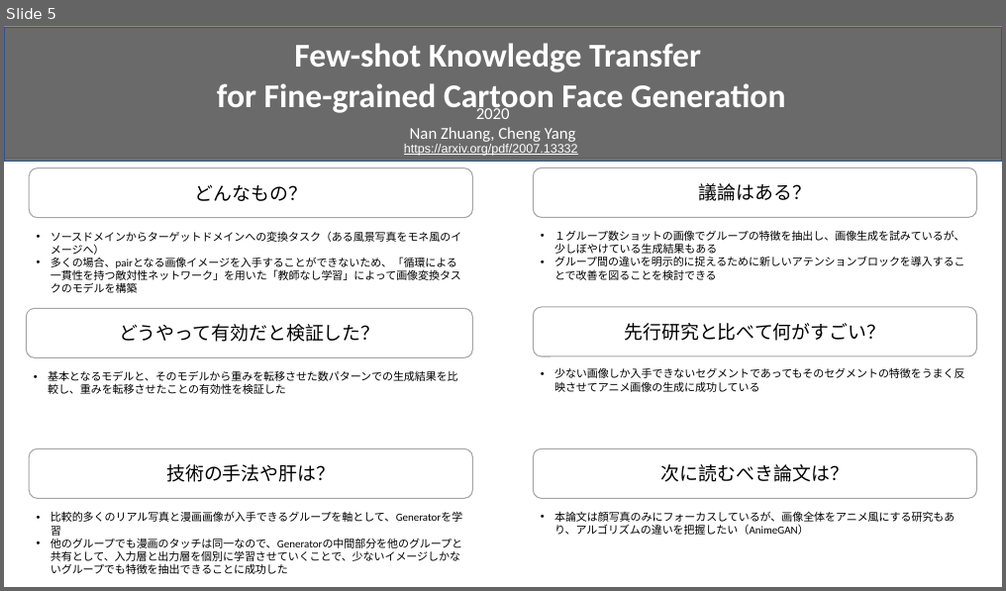
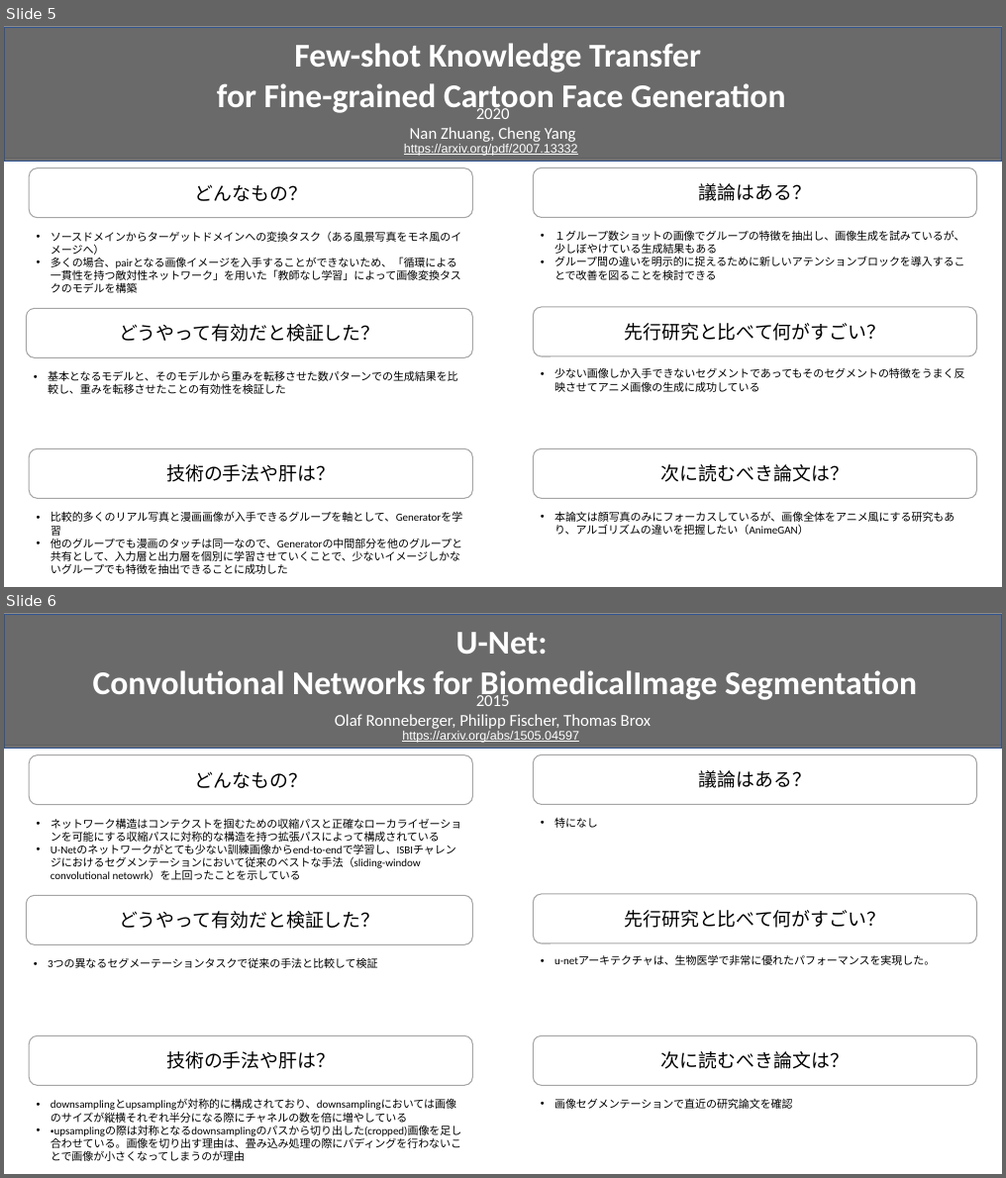
Before and after one commit to satoshi30/diveintocode-ml, a slide deck: Sprint/Term2_DeepLearning/Sprint16/Sprint16_論文紹介.pptx. Shown one above the other, each under a label of ours: slide 5 before the commit, slides 5 and 6 after it. The pictures are 1006x591 and 1006x1178 pixels, drawn with LibreOffice and Linux fonts; fonts in the diff are those of the drawing; grey boxes stand for pictures. Boxes give left, top, right and bottom in pixels: in the first picture for what was removed or moved away, otherwise in the second. Text is boxed around its words. In the diff, an @@ line names an element or a change of style, - is before the commit and + after.

```diff
--- a/Sprint/Term2_DeepLearning/Sprint16/Sprint16_論文紹介.pptx
+++ b/Sprint/Term2_DeepLearning/Sprint16/Sprint16_論文紹介.pptx
@@ slide 6 added at <box>4,613,1002,1174</box>, background #FFFFFF @@
@@ picture added at <box>4,613,1002,746</box> @@
@@ group added at <box>4,615,1002,749</box>: 3 texts, 1 rectangle @@
+U-Net:
+Convolutional Networks for BiomedicalImage Segmentation
+2015
+Olaf Ronneberger, Philipp Fischer, Thomas Brox
+https://arxiv.org/abs/1505.04597
@@ rounded rectangle added at <box>29,756,472,805</box>, fill #FFFFFF, outline #A5A5A5 1 pt, 18 pt, text #000000 @@
+どんなもの？
@@ rounded rectangle added at <box>534,756,977,805</box>, fill #FFFFFF, outline #A5A5A5 1 pt, 18 pt, text #000000 @@
+議論はある？
@@ text added at <box>51,818,461,880</box>, 10.5 pt, text #000000 @@
+• ネットワーク構造はコンテクストを掴むための収縮パスと正確なローカライゼーションを可能にする収縮パスに対称的な構造を持つ拡張パスによって構成されている
+• U-Netのネットワークがとても少ない訓練画像からend-to-endで学習し、ISBIチャレンジにおけるセグメンテーションにおいて従来のベストな手法（sliding-window convolutional netowrk）を上回ったことを示している
@@ text added at <box>554,817,598,828</box>, 10.5 pt, text #000000 @@
+• 特になし
@@ rounded rectangle added at <box>27,895,473,945</box>, fill #FFFFFF, outline #A5A5A5 1 pt, 18 pt, text #000000 @@
+どうやって有効だと検証した？
@@ rounded rectangle added at <box>534,894,977,944</box>, fill #FFFFFF, outline #A5A5A5 1 pt, 18 pt, text #000000 @@
+先行研究と比べて何がすごい？
@@ text added at <box>48,959,377,968</box>, 10.5 pt, text #000000 @@
+• 3つの異なるセグメーテーションタスクで従来の手法と比較して検証
@@ text added at <box>554,956,935,965</box>, 10.5 pt, text #000000 @@
+• u-netアーキテクチャは、生物医学で非常に優れたパフォーマンスを実現した。
@@ rounded rectangle added at <box>29,1036,472,1085</box>, fill #FFFFFF, outline #A5A5A5 1 pt, 18 pt, text #000000 @@
+技術の手法や肝は？
@@ rounded rectangle added at <box>534,1036,977,1085</box>, fill #FFFFFF, outline #A5A5A5 1 pt, 18 pt, text #000000 @@
+次に読むべき論文は？
@@ text added at <box>51,1099,461,1161</box>, 10.5 pt, text #000000 @@
+• downsamplingとupsamplingが対称的に構成されており、downsamplingにおいては画像のサイズが縦横それぞれ半分になる際にチャネルの数を倍に増やしている
+• ・upsamplingの際は対称となるdownsamplingのパスから切り出した(cropped)画像を足し合わせている。画像を切り出す理由は、畳み込み処理の際にパディングを行わないことで画像が小さくなってしまうのが理由
@@ text added at <box>554,1098,793,1109</box>, 10.5 pt, text #000000 @@
+• 画像セグメンテーションで直近の研究論文を確認
```
Also in this commit, not shown: 3 other files.
